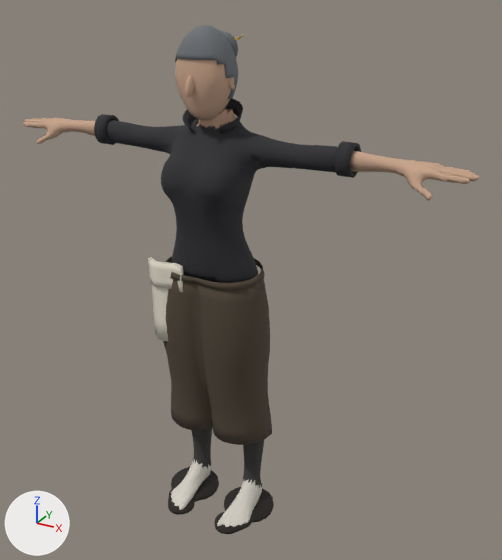
The glTF model godot/models/masks/bartender.glb, before and after one commit.
The view is the same before and after, from a camera (50 mm lens) standing at (1.179, -1.859, 1.919) and looking at (0.104, 0.095, 0.942). The axes (+X, +Y, +Z) are drawn at lower left. The lights are the same throughout. The older version comes first. Vertices at exactly the same position are counted once.

In view in the first picture: 'bartender_apron', 'bartender_apron_band', 'bartender_body', 'bartender_hair', 'bartender_mask', 'bartender_roll_l', 'bartender_shirt_dark', 'bartender_sole_l', 'bartender_sole_r', 'bartender_towel' and 4 more.
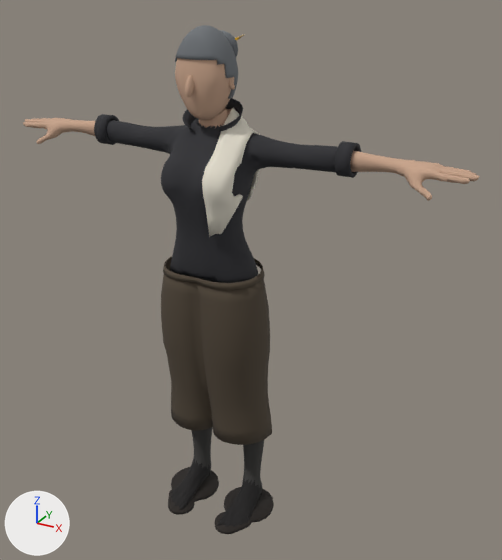
Where the change shows, as pixel boxes (x1, y1, x2, y2) in the pictures (502 x 560 px):
'bartender_towel', reshaped (64% wider, 53% taller)
    before: (148, 257, 183, 341)
    after: (202, 108, 260, 237)
part 1 of me_superhero_female, recoloured (darker)
    both: (171, 459, 262, 527)
part 2 of me_bartender_towel_001, added (pale yellow)
    after: (202, 108, 260, 237)
part 3 of me_bartender_towel_001, deleted (pale yellow)
    before: (148, 257, 183, 341)

The change, as a list of edits to the scene's bpy script:
```text
Add mat_towel_white:
    mat_towel_white = principled_material('towel_white')
    mat_towel_white.base_color = (0.807, 0.761, 0.644)  # pale yellow #e8e2d2
    mat_towel_white.roughness = 0.9
Add mat_shoe_black:
    mat_shoe_black = bpy.data.materials.new('shoe_black')
    # nodes: BsdfPrincipled, Mix, OutputMaterial, VertexColor
    # colours: black #1c1a1a, mixed with the vertex colours
Change me_superhero_female:
    where me_superhero_female.from_pydata(...)  # 4995 vertices, 9946 faces; spans x -0.83..0.83, y -0.14..0.14, z -0.01..1.53
    used by ob_bartender_body; location = (0.0, 0.0, 0.0)
    me_superhero_female part 1: 1320 faces spanning x -0.18..0.18, y -0.14..0.14, z -0.01..0.12 switch from mat_sneaker to mat_shoe_black
Change me_bartender_towel_001:
    used by ob_bartender_towel; location = (0.0, 0.0, 0.0)
    remove me_bartender_towel_001.from_pydata(...)  # 100 vertices, 192 faces; spans x -0.195..-0.048, y -0.114..-0.077, z 0.732..1.032
    remove me_bartender_towel_001.materials.append(mat_towel)  # pale yellow #e4ddcc
    add me_bartender_towel_001.from_pydata(...)  # 190 vertices, 376 faces; spans x 0.056..0.14, y -0.134..0.131, z 1.156..1.536
    me_bartender_towel_001 part 2: 190 vertices added at x 0.056..0.14, y -0.134..0.131, z 1.156..1.536
    me_bartender_towel_001 part 3: 100 vertices removed from x -0.195..-0.048, y -0.114..-0.077, z 0.732..1.032
    add me_bartender_towel_001.materials.append(mat_towel_white)  # pale yellow #e8e2d2
```
